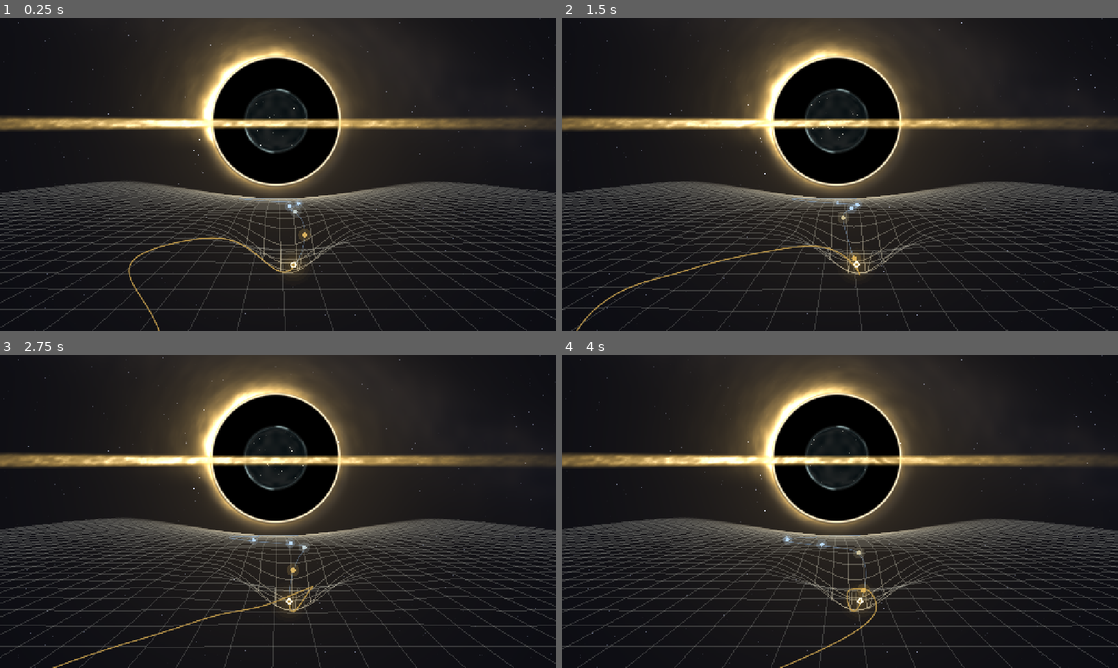
Above: before the commit, frames 1-4 (two rows, left to right).
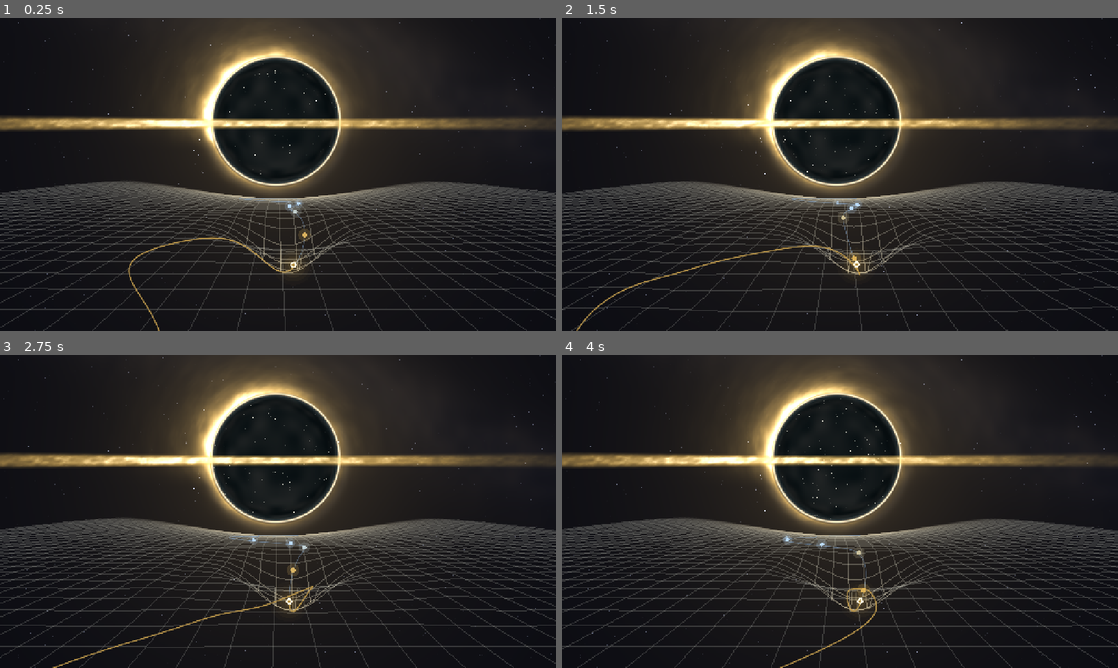
Above: after the commit, the same moments.

Repository: pablopalma/just-tap-repository
Game: Godot game, scene res://tools/spacetime.tscn
Two runs of this game, one before a commit and one after it. Both use one fixed random seed, a clock stepped at 60 frames per second and the inputs below. This scene is started directly instead of the project's main scene. Sound files missing from this copy of the repository are replaced by a short silence.
Inputs (mouse positions are in pixels of both pictures, inside the frame that each line leads up to):
- Up to frame 1 (0.25 s): no input
- Up to frame 2 (1.5 s): tap Enter (ui_accept) at 0.5, 0.77, 1.07 s; move the mouse to (962, 158) at 0.52 s; hold Right (ui_right) 0.53-1.25 s; hold Space 0.53-1.25 s; click (962, 158) at 0.67 s; drag from (728, 190) to (812, 237) at 1.27 s
- Up to frame 3 (2.75 s): move the mouse to (333, 442) at 2.02 s; hold Right (ui_right) from 2.03 s (still down); hold Space from 2.03 s (still down)
- Up to frame 4 (4 s): release Right (ui_right) at 2.75 s; release Space at 2.75 s; drag from (812, 574) to (673, 464) at 2.77 s; move the mouse to (1006, 558) at 3.52 s; hold Left (ui_left) from 3.53 s (still down); hold Space from 3.53 s (still down); tap Enter (ui_accept) at 3.77 s

The runs differ from the first frame. In frame 1, 3.2% of the frame differs, in the area x 38-61%, y 12-53%; in frame 2, 3.2%; in frame 3, 3.2%; in frame 4, 3.2%.

Commit message:
Malla: el agujero como cúpula sobre el horizonte, el arco de gas alrededor
Ya en la órbita, la sombra se alza como una cúpula sobre el disco y la
luz del otro lado del disco la rodea en un arco que nace del horizonte, con
el gas corriendo a lo largo. Toda la sombra muestra la materia de adentro.
Sobre el disco la malla queda plana y el arco despejado.

Co-Authored-By: Claude Opus 5.5 <noreply@anthropic.com>

Diff:
--- a/shaders/black_hole.gdshader
+++ b/shaders/black_hole.gdshader
@@ -76,19 +76,23 @@
 	return 0.1 + 0.06 * smoothstep(0.0, 14.0, travel);
 }
 
+// What the sphere shows at in_p (its own radii, 0 at the centre, 1 at its edge).
+vec3 sphere_inside(vec2 in_p) {
+	float k = sqrt(max(1.0 - dot(in_p, in_p), 0.0));
+	vec2 bent = -in_p / (k + 0.35) * 2.2 + travel * 0.05 + vec2(spin * 0.03, 0.0);   // seen through it, upside down
+	vec3 c = vec3(0.03, 0.06, 0.07) + vec3(0.95, 0.92, 0.85) * stars(bent * 14.0, 0.2) * 1.4;
+	c += vec3(0.55, 0.45, 0.4) * noise(bent * 2.0 + 3.0) * 0.18;             // a nebula far inside
+	c += vec3(0.5, 0.6, 0.62) * smoothstep(0.55, 1.0, 1.0 - k) * 0.3;
+	return c;
+}
+
 vec4 sphere_view(vec2 d) {
 	float r = length(d);
 	float R = sphere_r();
 	if (r >= R) {
 		return vec4(0.0);
 	}
-	vec2 in_p = d / R;
-	float k = sqrt(max(1.0 - dot(in_p, in_p), 0.0));
-	vec2 bent = -in_p / (k + 0.35) * 2.2 + travel * 0.05 + vec2(spin * 0.03, 0.0);   // seen through it, upside down
-	vec3 c = vec3(0.03, 0.06, 0.07) + vec3(0.95, 0.92, 0.85) * stars(bent * 14.0, 0.2) * 1.4;
-	c += vec3(0.55, 0.45, 0.4) * noise(bent * 2.0 + 3.0) * 0.18;             // a nebula far inside
-	c += vec3(0.5, 0.6, 0.62) * smoothstep(0.55, 1.0, 1.0 - k) * 0.3;
-	return vec4(c, smoothstep(R, R * 0.96, r));
+	return vec4(sphere_inside(d / R), smoothstep(R, R * 0.96, r));
 }
 
 // its rim: a thin glint, catching the light only here and there
@@ -212,14 +216,26 @@
 	arc *= 1.0 + immerse * (1.6 * smoothstep(0.35, 0.8, noise(vec2(ang * 9.0 - spin * 2.0, r * 3.0))) - 0.4);
 	float under = smoothstep(0.0, 0.35, q.y) * smoothstep(0.02, 0.06, arc_r) * exp(-max(arc_r - 0.06, 0.0) * 14.0);
 	float bent = (arc + 0.55 * under) * gas(r, ang) * side * (1.0 - smoothstep(0.2, 0.5, fall));
-	col += mix(warm.rgb, hot.rgb, smoothstep(0.3, 0.8, bent)) * bent * (2.0 + 1.5 * immerse);
+	col += mix(warm.rgb, hot.rgb, smoothstep(0.3, 0.8, bent)) * bent * (2.0 + 1.5 * immerse) * (1.0 - immerse);
+	// close in: the disk's far side, bent right round the shadow, rises from the horizon on one side,
+	// arches over and comes down on the other, its gas streaming along it (white-hot inside, amber out)
+	if (immerse > 0.0) {
+		float ar = r - 1.0;
+		float arch = smoothstep(0.0, 0.05, ar) * (1.0 - smoothstep(0.18, 0.6, ar));
+		// streaks along the arch: slow change along it, quick across it; they stream round with the spin
+		float fs = noise(vec2(ang * 4.0 - spin * 3.0, ar * 38.0)) * 0.55 + noise(vec2(ang * 11.0 - spin * 5.0, ar * 90.0)) * 0.3
+			+ noise(vec2(ang * 30.0 - spin * 8.0, ar * 20.0)) * 0.15;
+		float lit = arch * (0.45 + 0.95 * smoothstep(0.3, 0.8, fs)) * (1.0 - smoothstep(0.2, 0.5, fall));
+		vec3 arch_col = mix(hot.rgb * 1.25, vec3(0.95, 0.55, 0.2), smoothstep(0.04, 0.45, ar));
+		col += arch_col * lit * immerse * 1.7;
+	}
 	// close in, the whole sky glows with it: a haze over the horizon
 	col += mix(warm.rgb, hot.rgb, 0.6) * immerse * (0.25 * exp(-max(r - 1.0, 0.0) * 0.6) + 0.55 * exp(-max(horizon - UV.y, 0.0) * 7.0));
 	// the shadow
 	float shadow = smoothstep(1.0, 0.985, r);
 	// the shadow is dark, but the sphere at its heart shows from the start; falling in, all the rest
-	vec4 sp0 = sphere_view(q * radius);
-	vec3 within = mix(vec3(0.0), sp0.rgb, sp0.a) + sphere_rim(q * radius);
+	// the whole shadow is the sphere: you are already in the hole's orbit, looking into it
+	vec3 within = sphere_inside(q / 0.985) * (0.75 + 0.25 * smoothstep(0.98, 0.7, r));
 	if (reveal > 0.0) {
 		within = mix(within, tunnel(q * radius), reveal);
 	}
@@ -232,12 +248,12 @@
 	float band = smoothstep(half_h, half_h * 0.25, abs(q.y - 0.04));
 	float along = x < 1.7 ? 1.0 : disk_glow(x);   // in front of the shadow it runs straight across
 	float dop = clamp(0.55 - q.x * 0.07, 0.25, 1.0);
-	float front = band * along * gas(x, q.x * 0.35 + q.y * 3.0) * dop * 1.5 * (1.0 - smoothstep(0.15, 0.45, fall)) * (1.0 - immerse);
+	float front = band * along * gas(x, q.x * 0.35 + q.y * 3.0) * dop * 1.5 * (1.0 - smoothstep(0.15, 0.45, fall)) * (1.0 - smoothstep(0.0, 0.45, immerse));
 	col = mix(col, mix(warm.rgb, hot.rgb, smoothstep(0.3, 0.9, front)) * 1.25, clamp(front * 1.4, 0.0, 1.0));
 	// the disk under you passes in front of the shadow; it goes as you fall in
 	if (immerse > 0.0) {
 		vec4 fl = disk_floor(UV);
-		col = mix(col, fl.rgb, fl.a * immerse * (1.0 - smoothstep(0.35, 0.75, fall)));
+		col = mix(col, fl.rgb, fl.a * smoothstep(0.0, 0.45, immerse) * (1.0 - smoothstep(0.35, 0.75, fall)));
 	}
 	if (inside > 0.0) {
 		col = mix(col, tunnel(vec2((UV.x - center.x) * aspect, UV.y - center.y)), inside);
--- a/tools/spacetime.gd
+++ b/tools/spacetime.gd
@@ -203,7 +203,7 @@
 
 
 func _mesh_te() -> float:
-	return 1.6 * _lens_k()
+	return 1.6 * _lens_k() * (1.0 - 0.85 * _immerse())   # on the disk the mesh stays down on it, the arch clear
 
 
 ## Where the hole is on the screen and its shadow's radius, in pixels.
@@ -223,7 +223,7 @@
 	var th := (b + sqrt(b * b + 4.0 * te * te)) * 0.5
 	var behind := smoothstep(0.2, 0.7, far)
 	var at := lerpf(b, th, behind)
-	var u := (d / b).rotated(_twist() * behind / (at * at + 0.3))
+	var u := (d / b).rotated(_mesh_twist() * behind / (at * at + 0.3))
 	return Vector2(h.x, h.y) + u * at * h.z
 
 
@@ -231,6 +231,11 @@
 func _twist() -> float:
 	var k := _lens_k()
 	return 0.8 * k * k
+
+
+## On the disk the mesh lies flat on it: the swirl stays in the sky.
+func _mesh_twist() -> float:
+	return _twist() * (1.0 - 0.95 * _immerse())
 
 
 ## A parameter for both copies of the mesh.
@@ -483,10 +488,10 @@
 	var fk := _fall_k()
 	var grow := pow(fk, 3.0)
 	var im := _immerse()
-	var radius := 0.2 + 0.14 * _near + 0.5 * im * im + 0.25 * smoothstep(0.0, 0.6, fk) + 2.6 * grow
+	var radius := 0.2 + 0.14 * _near + 0.3 * im * im + 0.25 * smoothstep(0.0, 0.6, fk) + 2.6 * grow
 	_sky_mat.set_shader_parameter("radius", radius)
 	var at := Vector2(0.5 - cam.x * 0.004, HORIZON - 0.55 * (0.2 + 0.14 * _near))
-	at = at.lerp(Vector2(0.17, 0.2), smoothstep(0.0, 1.0, im))
+	at = at.lerp(Vector2(0.46, 0.74), smoothstep(0.0, 1.0, im))   # a dome standing on the horizon
 	_hole_uv = at.lerp(Vector2(0.5, 0.5), smoothstep(0.0, 0.7, fk))
 	_hole_r = radius
 	_sky_mat.set_shader_parameter("center", _hole_uv)
@@ -520,8 +525,8 @@
 	_sky_mat.set_shader_parameter("travel", _travel)
 	_sky_mat.set_shader_parameter("reveal", smoothstep(0.03, 0.45, fk))
 	_sky_mat.set_shader_parameter("twist", _twist())
-	_mp("twist", _twist())
-	_mat2.set_shader_parameter("image_alpha", smoothstep(0.35, 0.9, _lens_k()) * 0.9)
+	_mp("twist", _mesh_twist())
+	_mat2.set_shader_parameter("image_alpha", smoothstep(0.35, 0.9, _lens_k()) * 0.9 * (1.0 - _immerse()))
 	_sky_mat.set_shader_parameter("white", smoothstep(THROUGH - 4.0, THROUGH, _through) if _through >= 0.0 else 0.0)
 	_grid.modulate.a = 1.0 - smoothstep(0.45, 0.85, fk)
 	_grid2.modulate.a = _grid.modulate.a
